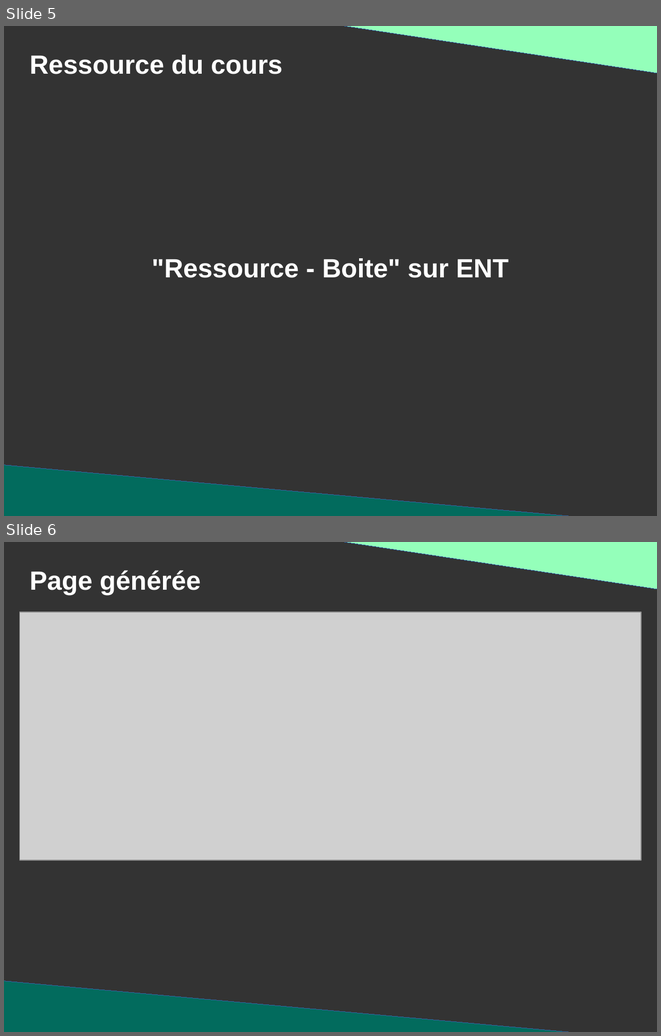
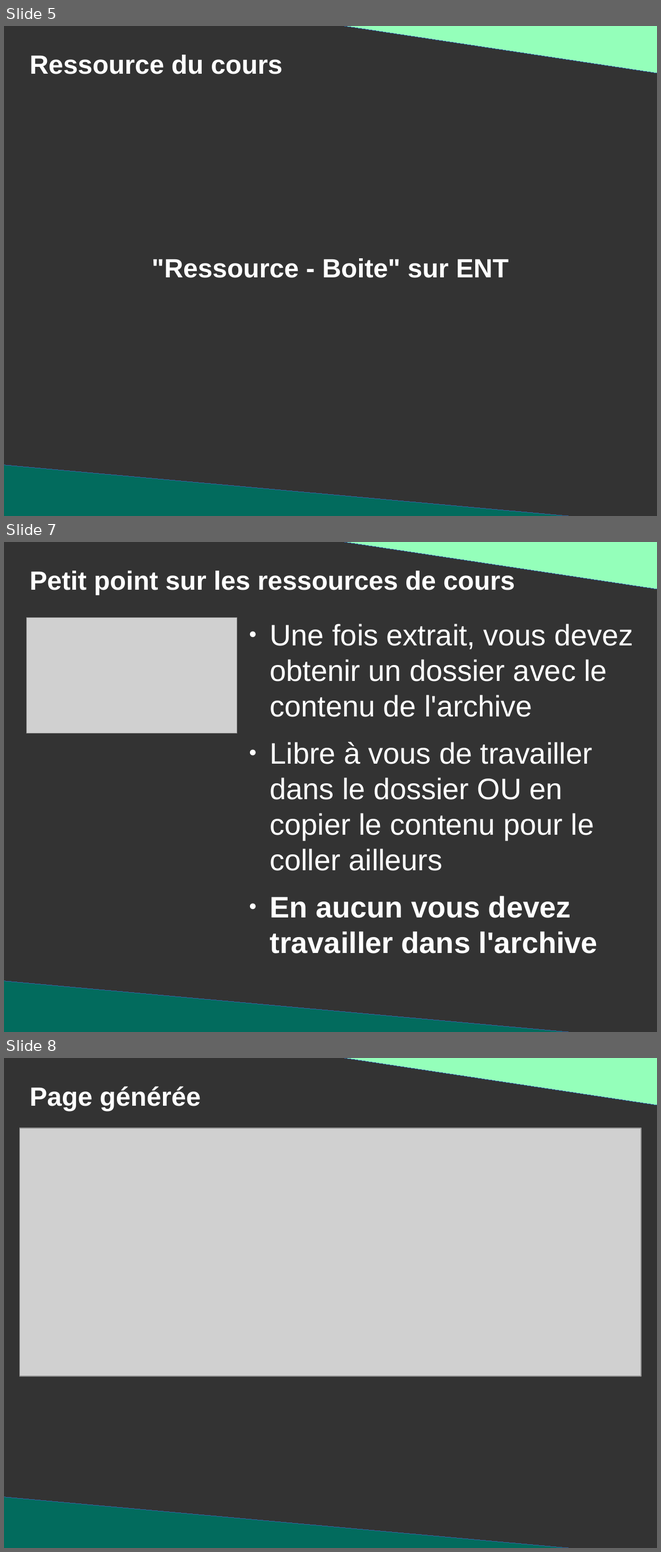
Before and after one commit to DanYellow/presentations, a slide deck: mmi/html/travaux-pratiques/numero-2/presentation.odp. Shown one above the other, each under a label of ours: slides 5 and 6 before the commit, slides 5, 7 and 8 after it; the slides between them are not shown. The pictures are 661x1036 and 661x1552 pixels, drawn with LibreOffice and Linux fonts; fonts in the diff are those of the drawing; grey boxes stand for pictures. Boxes give left, top, right and bottom in pixels: in the first picture for what was removed or moved away, otherwise in the second. Text is boxed around its words. In the diff, an @@ line names an element or a change of style, - is before the commit and + after.

```diff
--- a/mmi/html/travaux-pratiques/numero-2/presentation.odp
+++ b/mmi/html/travaux-pratiques/numero-2/presentation.odp
@@ slide 7 added at (4,542,657,1032), background #333333 @@
@@ right triangle added at (321,542,657,589), fill #94FFBA, outline #3465A4 0 pt @@
@@ title added at (29,571,515,594), 32 pt, text #FFFFFF, bold @@
+Petit point sur les ressources de cours
@@ picture added at (26,618,237,733) @@
@@ text added at (270,624,633,953), 36 pt, text #FFFFFF @@
+● Une fois extrait, vous devez obtenir un dossier avec le contenu de l'archive
+● Libre à vous de travailler dans le dossier OU en copier le contenu pour le coller ailleurs
+● En aucun vous devez travailler dans l'archive
@@ right triangle added at (4,980,615,1032), fill #026B5D, outline #3465A4 0 pt @@
@@ what was slide 6 is now slide 8 @@
```
Also in this commit, not shown: 6 slides changed, 3 other slides added, 7 other files.
